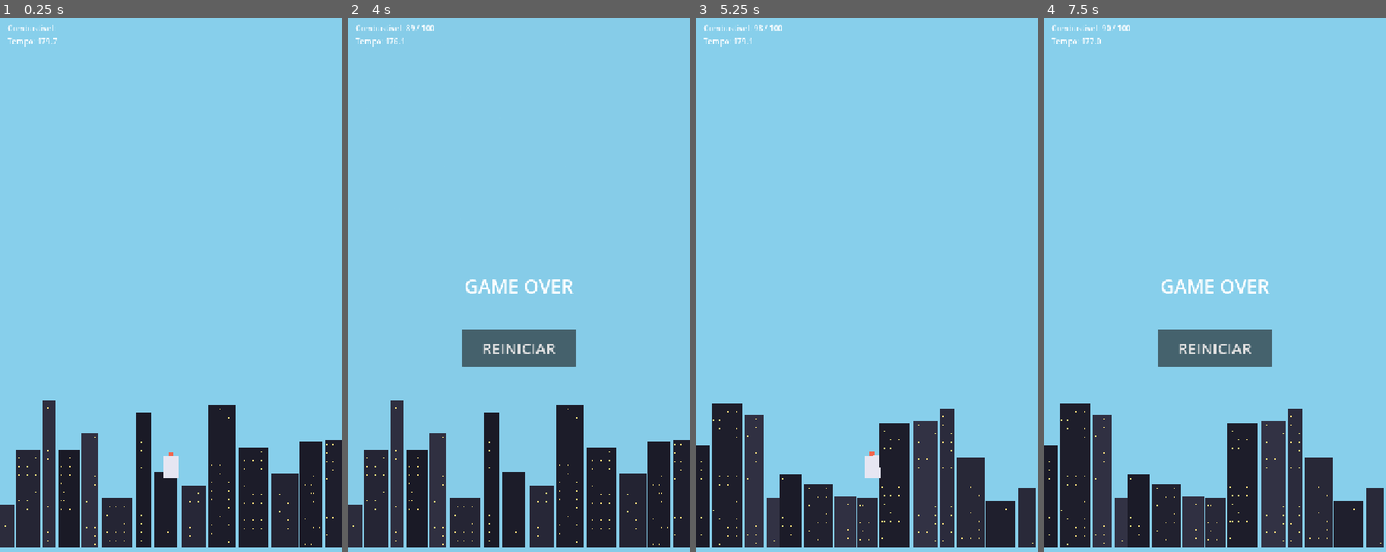
Above: before the commit, frames 1-4 (left to right).
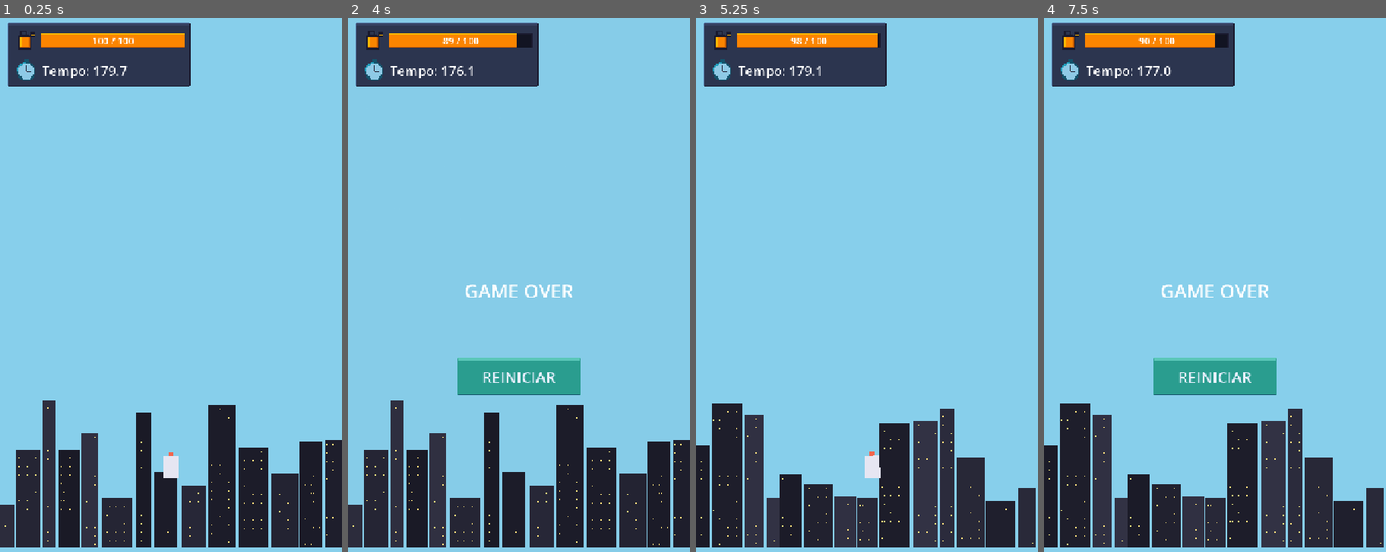
Above: after the commit, the same moments.

Repository: lucasevero/foguete-pra-lua
Game: Godot game, scene res://main.tscn
Same seed, same stepped clock (60 frames per second), same inputs: the game is played once before the commit and once after it.
Inputs (mouse positions are in pixels of both pictures, inside the frame that each line leads up to):
- Up to frame 1 (0.25 s): no input
- Up to frame 2 (4 s): move the mouse to (594, 290) at 0.52 s; click (594, 290) at 0.67 s; drag from (450, 349) to (501, 439) at 1.27 s; move the mouse to (553, 183) at 2.02 s; click (553, 183) at 2.17 s; drag from (501, 439) to (416, 226) at 2.77 s; move the mouse to (621, 413) at 3.52 s; click (621, 413) at 3.67 s
- Up to frame 3 (5.25 s): click "REINICIAR" at 4.25 s; tap Enter at 5 s; drag from (764, 226) to (815, 167) at 5.02 s
- Up to frame 4 (7.5 s): move the mouse to (1232, 317) at 5.77 s; click (1232, 317) at 5.92 s; drag from (1163, 167) to (1146, 349) at 6.52 s; move the mouse to (1290, 290) at 7.27 s; click (1290, 290) at 7.42 s

The runs differ from the first frame. In frame 1, 6.3% of the frame differs, in the area x 2-56%, y 0-13%; in frame 2, 11%; in frame 3, 6.3%; in frame 4, 11%, in the area x 2-68%, y 0-71%.

Commit message:
feat: arte pixel do HUD (combustível, tempo, botão de menu)
- painel, ícones (jerry can + relógio), medidor de combustível e botão
  REINICIAR estilizados; assets em assets/ui/ gerados por generate_ui_art.py
- ui.gd: barra via fuel_changed (max/value) + valor numérico + tint
  vermelho quando combustível <= 25%
- Fase 5 (Arte) do roadmap: item 'UI art'. Sem mudança de contrato.

Diff:
--- a/ui.gd
+++ b/ui.gd
@@ -1,10 +1,15 @@
 extends CanvasLayer
-## DONO: Dev D — HUD. Só escuta signals. process_mode=ALWAYS (funciona na pausa).
+## DONO: Dev D — HUD (arte pixel). Só escuta signals. process_mode=ALWAYS (funciona na pausa).
 
-@onready var fuel_label: Label = $FuelLabel
-@onready var time_label: Label = $TimeLabel
+@onready var fuel_bar: TextureProgressBar = $HudPanel/FuelBar
+@onready var fuel_value: Label = $HudPanel/FuelValue
+@onready var time_label: Label = $HudPanel/TimeLabel
 @onready var result_label: Label = $ResultLabel
 @onready var restart_button: Button = $RestartButton
+
+const FUEL_OK := Color(1, 1, 1, 1)             # âmbar original do sprite
+const FUEL_LOW := Color(1.0, 0.45, 0.35, 1)    # tingido de vermelho quando acabando
+const LOW_RATIO := 0.25
 
 func _ready() -> void:
 	result_label.hide()
@@ -15,7 +20,12 @@
 	GameEvents.game_over.connect(_on_game_over)
 
 func _on_fuel_changed(current: float, maximum: float) -> void:
-	fuel_label.text = "Combustível: %d / %d" % [current, maximum]
+	fuel_bar.max_value = maximum
+	fuel_bar.value = current
+	fuel_value.text = "%d / %d" % [current, maximum]
+	# alerta visual quando o combustível está acabando
+	var low := maximum > 0.0 and current / maximum <= LOW_RATIO
+	fuel_bar.tint_progress = FUEL_LOW if low else FUEL_OK
 
 func _on_time_changed(seconds_left: float) -> void:
 	time_label.text = "Tempo: %.1f" % seconds_left
--- a/ui.tscn
+++ b/ui.tscn
@@ -1,30 +1,100 @@
-[gd_scene load_steps=2 format=3]
+[gd_scene load_steps=11 format=3]
 
 [ext_resource type="Script" path="res://ui.gd" id="1"]
+[ext_resource type="Texture2D" uid="uid://dkmcwbsdd007" path="res://assets/ui/panel.png" id="2"]
+[ext_resource type="Texture2D" uid="uid://b3a44setgb385" path="res://assets/ui/fuel_icon.png" id="3"]
+[ext_resource type="Texture2D" uid="uid://c6bj8nbxufeax" path="res://assets/ui/clock_icon.png" id="4"]
+[ext_resource type="Texture2D" uid="uid://e3ijhbvnjm5n" path="res://assets/ui/gauge_frame.png" id="5"]
+[ext_resource type="Texture2D" uid="uid://03lot78bwbbc" path="res://assets/ui/gauge_fill.png" id="6"]
+[ext_resource type="Texture2D" uid="uid://m13t25xsy1jk" path="res://assets/ui/button_normal.png" id="7"]
+[ext_resource type="Texture2D" uid="uid://d0hcoyg8xhs2r" path="res://assets/ui/button_pressed.png" id="8"]
+
+[sub_resource type="StyleBoxTexture" id="btn_normal"]
+texture = ExtResource("7")
+texture_margin_left = 8.0
+texture_margin_top = 8.0
+texture_margin_right = 8.0
+texture_margin_bottom = 8.0
+
+[sub_resource type="StyleBoxTexture" id="btn_pressed"]
+texture = ExtResource("8")
+texture_margin_left = 8.0
+texture_margin_top = 8.0
+texture_margin_right = 8.0
+texture_margin_bottom = 8.0
 
 [node name="UI" type="CanvasLayer"]
 process_mode = 3
 script = ExtResource("1")
 
-[node name="FuelLabel" type="Label" parent="."]
+[node name="HudPanel" type="NinePatchRect" parent="."]
 offset_left = 16.0
 offset_top = 16.0
-offset_right = 320.0
-offset_bottom = 40.0
-text = "Combustível:"
+offset_right = 400.0
+offset_bottom = 150.0
+texture = ExtResource("2")
+patch_margin_left = 8
+patch_margin_top = 8
+patch_margin_right = 8
+patch_margin_bottom = 8
 
-[node name="TimeLabel" type="Label" parent="."]
-offset_left = 16.0
-offset_top = 44.0
-offset_right = 320.0
-offset_bottom = 68.0
-text = "Tempo:"
+[node name="FuelIcon" type="TextureRect" parent="HudPanel"]
+offset_left = 14.0
+offset_top = 12.0
+offset_right = 62.0
+offset_bottom = 60.0
+texture = ExtResource("3")
+expand_mode = 1
+stretch_mode = 5
+
+[node name="FuelBar" type="TextureProgressBar" parent="HudPanel"]
+offset_left = 72.0
+offset_top = 22.0
+offset_right = 372.0
+offset_bottom = 54.0
+max_value = 100.0
+value = 100.0
+nine_patch_stretch = true
+stretch_margin_left = 5
+stretch_margin_top = 5
+stretch_margin_right = 5
+stretch_margin_bottom = 5
+texture_under = ExtResource("5")
+texture_progress = ExtResource("6")
+
+[node name="FuelValue" type="Label" parent="HudPanel"]
+offset_left = 72.0
+offset_top = 22.0
+offset_right = 372.0
+offset_bottom = 54.0
+theme_override_font_sizes/font_size = 20
+text = "100 / 100"
+horizontal_alignment = 1
+vertical_alignment = 1
+
+[node name="ClockIcon" type="TextureRect" parent="HudPanel"]
+offset_left = 14.0
+offset_top = 74.0
+offset_right = 62.0
+offset_bottom = 122.0
+texture = ExtResource("4")
+expand_mode = 1
+stretch_mode = 5
+
+[node name="TimeLabel" type="Label" parent="HudPanel"]
+offset_left = 72.0
+offset_top = 82.0
+offset_right = 372.0
+offset_bottom = 118.0
+theme_override_font_sizes/font_size = 28
+text = "Tempo: --"
+vertical_alignment = 1
 
 [node name="ResultLabel" type="Label" parent="."]
 offset_left = 40.0
 offset_top = 520.0
 offset_right = 680.0
-offset_bottom = 620.0
+offset_bottom = 640.0
 theme_override_font_sizes/font_size = 40
 text = "GAME OVER"
 horizontal_alignment = 1
@@ -32,9 +102,16 @@
 autowrap_mode = 2
 
 [node name="RestartButton" type="Button" parent="."]
-offset_left = 240.0
-offset_top = 660.0
-offset_right = 480.0
-offset_bottom = 740.0
+offset_left = 230.0
+offset_top = 720.0
+offset_right = 490.0
+offset_bottom = 800.0
+theme_override_styles/normal = SubResource("btn_normal")
+theme_override_styles/hover = SubResource("btn_normal")
+theme_override_styles/pressed = SubResource("btn_pressed")
+theme_override_styles/focus = SubResource("btn_normal")
+theme_override_colors/font_color = Color(0.91, 0.94, 1, 1)
+theme_override_colors/font_pressed_color = Color(0.91, 0.94, 1, 1)
+theme_override_colors/font_hover_color = Color(1, 1, 1, 1)
 theme_override_font_sizes/font_size = 32
 text = "REINICIAR"
Binary file added: assets/ui/button_normal.png
Not shown, added: assets/ui/button_normal.png.import
Binary file added: assets/ui/button_pressed.png
Not shown, added: assets/ui/button_pressed.png.import
Binary file added: assets/ui/clock_icon.png
Not shown, added: assets/ui/clock_icon.png.import
Binary file added: assets/ui/fuel_icon.png
Not shown, added: assets/ui/fuel_icon.png.import
Binary file added: assets/ui/gauge_fill.png
Not shown, added: assets/ui/gauge_fill.png.import
Binary file added: assets/ui/gauge_frame.png
Not shown, added: assets/ui/gauge_frame.png.import
(and 4 more such lines)
